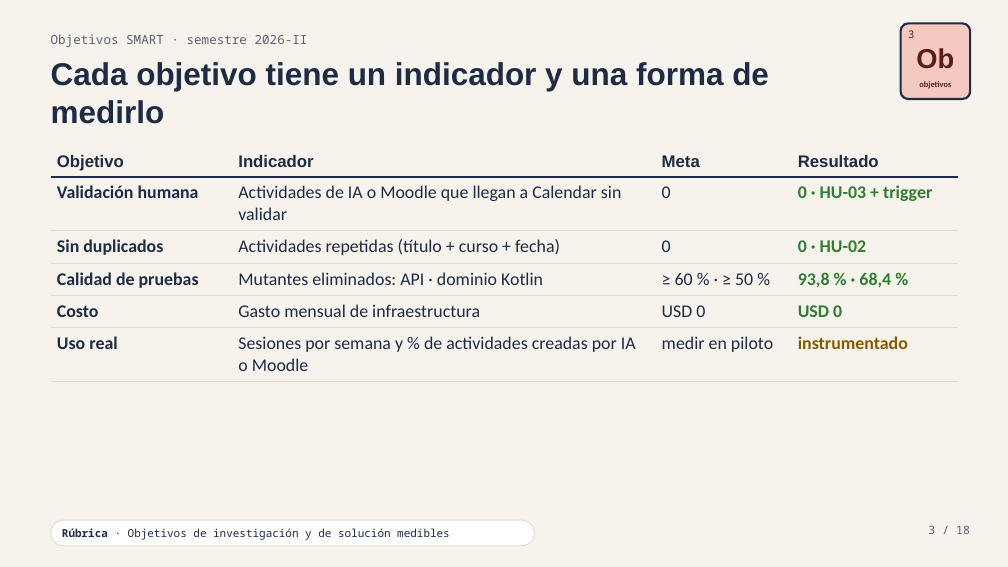
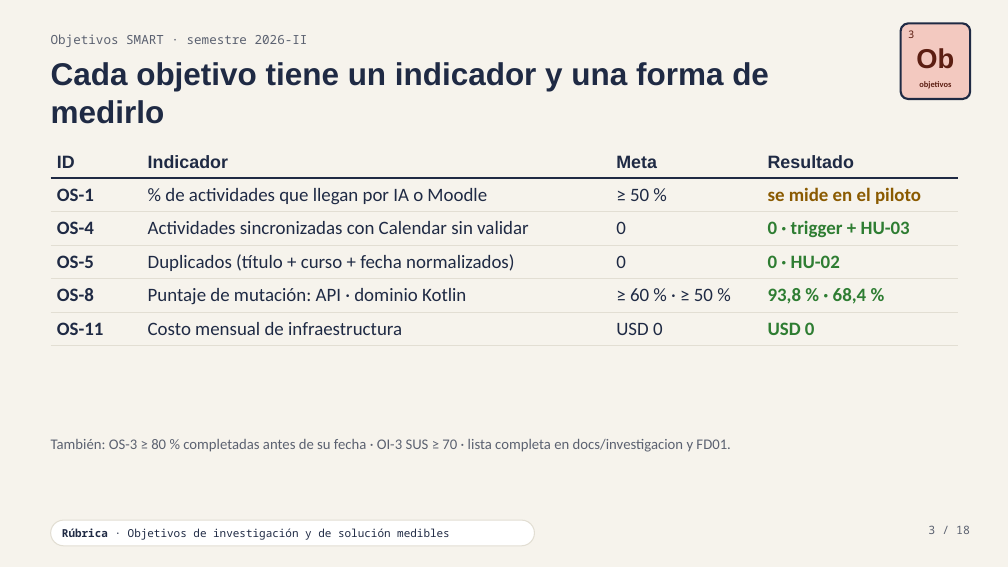
Before and after one commit to Laos19/TareaIA, a slide deck: slide 3 of docs/presentacion/TAREIA-presentacion.pptx. Drawn at 1008x567 pixels with LibreOffice and Linux fonts; fonts in the diff are those of the drawing. Boxes give left, top, right and bottom in pixels: in the first picture for what was removed or moved away, otherwise in the second. Text is boxed around its words. In the diff, an @@ line names an element or a change of style, - is before the commit and + after.

```diff
--- a/docs/presentacion/TAREIA-presentacion.pptx
+++ b/docs/presentacion/TAREIA-presentacion.pptx
@@ table at [51, 147, 958, 339] @@
-row 1, column 1: Objetivo
+row 1, column 1: ID
-row 2: Validación humana | Actividades de IA o Moodle que llegan a Calendar sin validar | 0 | 0 · HU-03 + trigger
+row 2: OS-1 | % de actividades que llegan por IA o Moodle | ≥ 50 % | se mide en el piloto
-row 3: Sin duplicados | Actividades repetidas (título + curso + fecha) | 0 | 0 · HU-02
+row 3: OS-4 | Actividades sincronizadas con Calendar sin validar | 0 | 0 · trigger + HU-03
-row 4: Calidad de pruebas | Mutantes eliminados: API · dominio Kotlin | ≥ 60 % · ≥ 50 % | 93,8 % · 68,4 %
+row 4: OS-5 | Duplicados (título + curso + fecha normalizados) | 0 | 0 · HU-02
-row 5: Costo | Gasto mensual de infraestructura | USD 0 | USD 0
+row 5: OS-8 | Puntaje de mutación: API · dominio Kotlin | ≥ 60 % · ≥ 50 % | 93,8 % · 68,4 %
-row 6: Uso real | Sesiones por semana y % de actividades creadas por IA o Moodle | medir en piloto | instrumentado
+row 6: OS-11 | Costo mensual de infraestructura | USD 0 | USD 0
@@ size 16 to 17 pt in "Indicador", "Meta", "Resultado" @@
@@ size 17 to 18 pt in "0" @@
@@ text added at [51, 439, 730, 452], 14 pt, text #5B6170 @@
+También: OS-3 ≥ 80 % completadas antes de su fecha · OI-3 SUS ≥ 70 · lista completa en docs/investigacion y FD01.
```
Also in this commit, not shown: 4 other slides changed, 20 other files.
